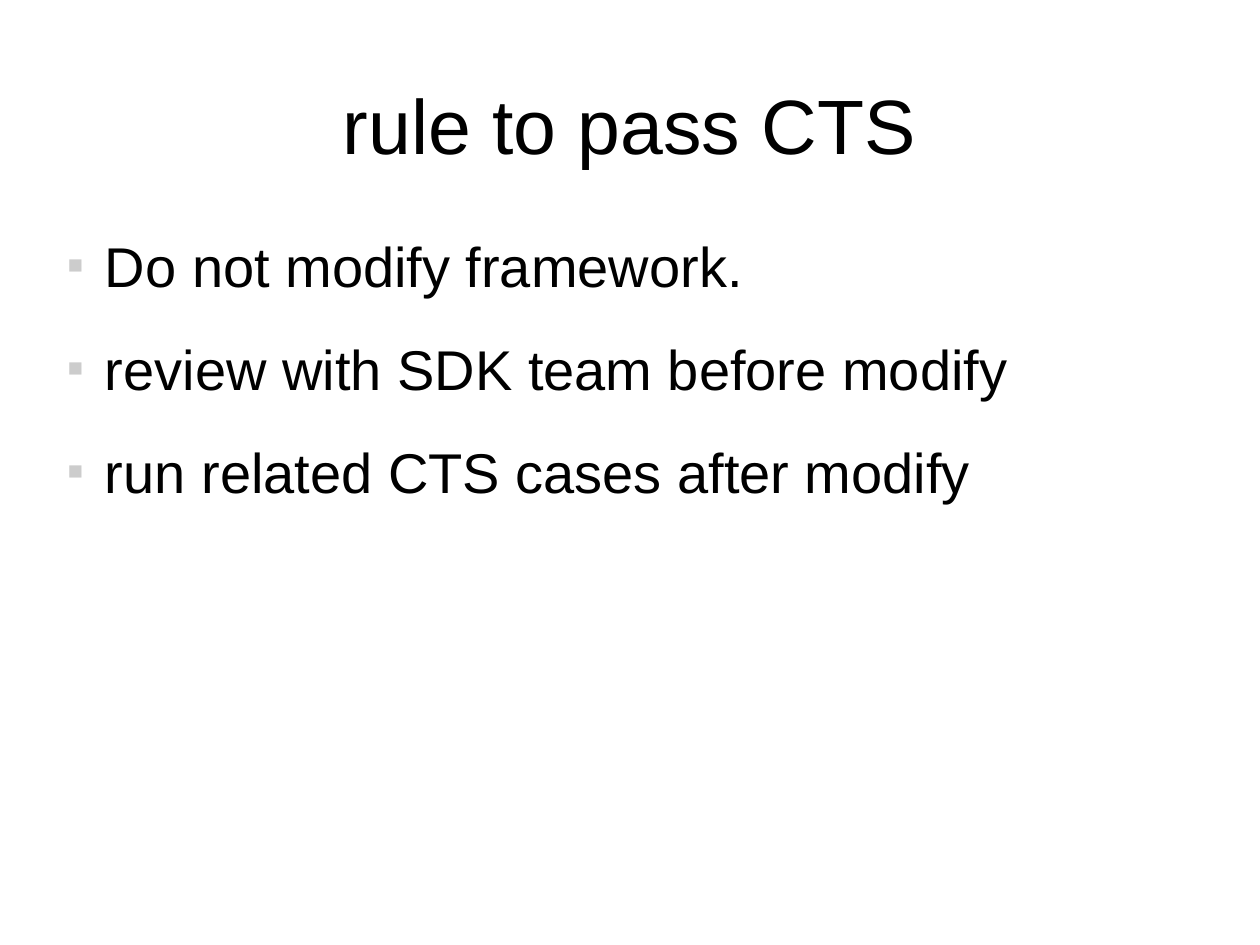
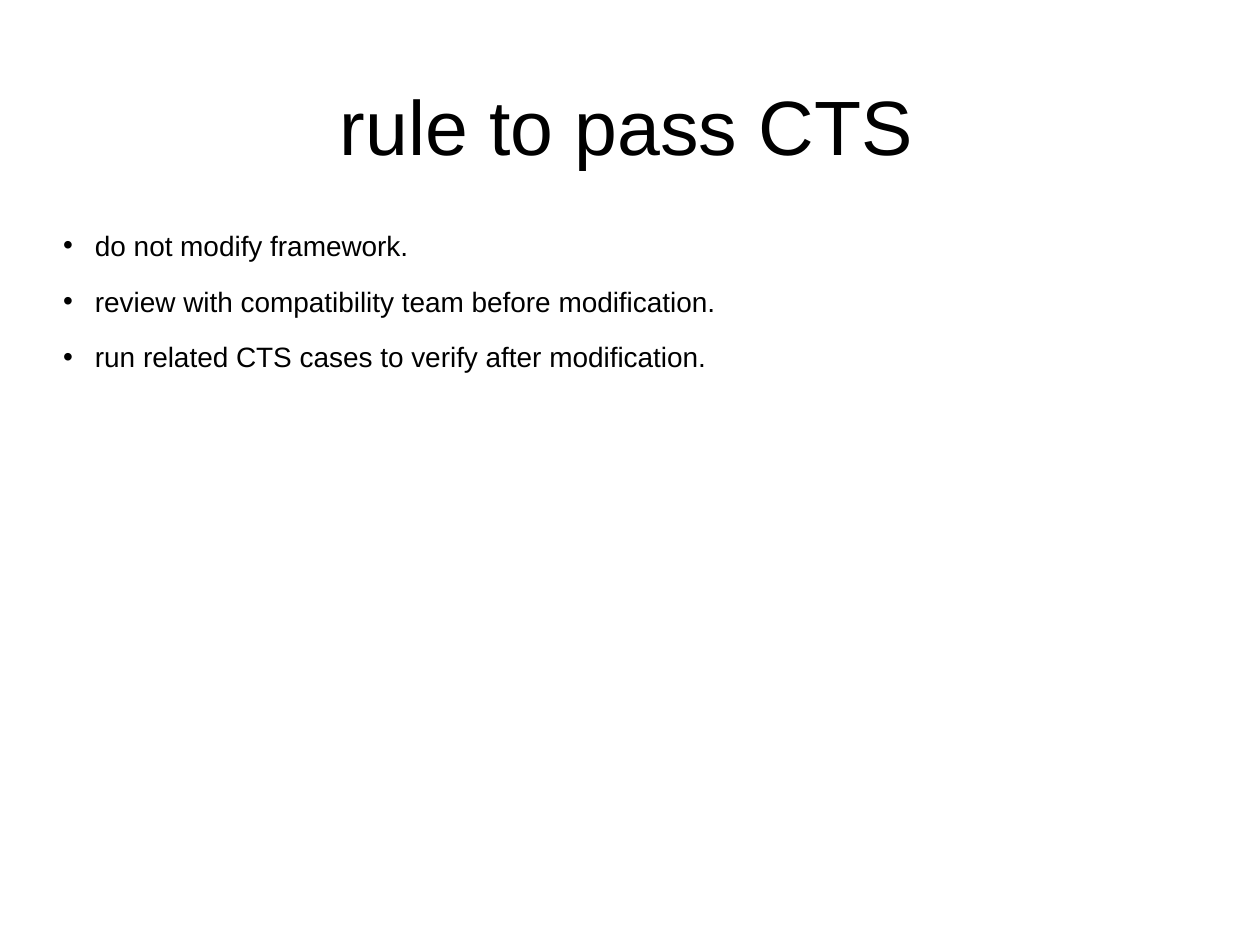
Before and after one commit to widerules/system-information, a slide deck: slide 30 of cts/CTS-training.ppt (slide 39 before the commit). Drawn at 1260x945 pixels with LibreOffice and Linux fonts; fonts in the diff are those of the drawing; background and template pictures are left out. Boxes give left, top, right and bottom in pixels: in the first picture for what was removed or moved away, otherwise in the second. Text is boxed around its words. In the diff, an @@ line names an element or a change of style, - is before the commit and + after.

```diff
--- a/cts/CTS-training.ppt
+++ b/cts/CTS-training.ppt
@@ title "rule to pass CTS" at box(340, 99, 913, 169): line spacing 1.16 to 1.24 @@
@@ text at box(95, 235, 716, 372): text changed; size 32 to 16 pt @@
-■ Do not modify framework.
-■ review with SDK team before modify
-■ run related CTS cases after modify
+• do not modify framework.
+• review with compatibility team before modification.
+• run related CTS cases to verify after modification.
```
Also in this commit, not shown: 18 other slides changed, 9 slides added, 19 slides removed.
